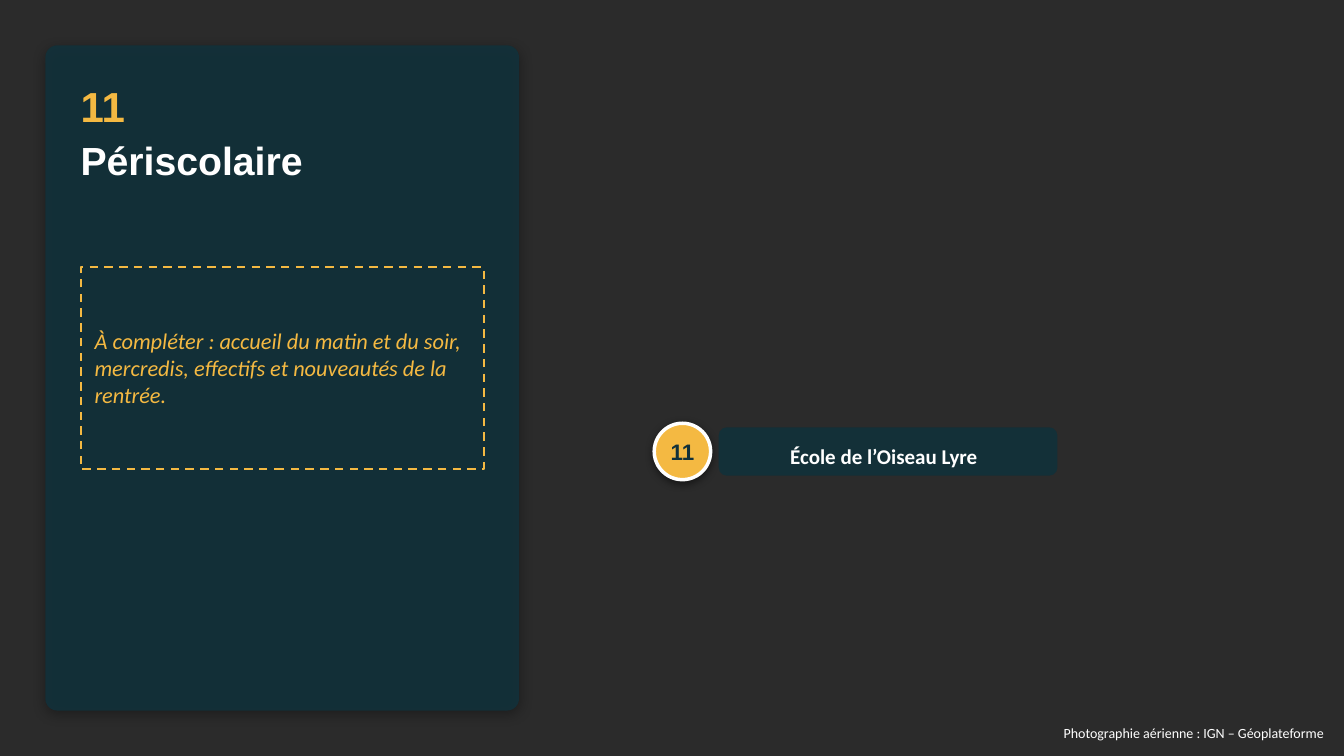
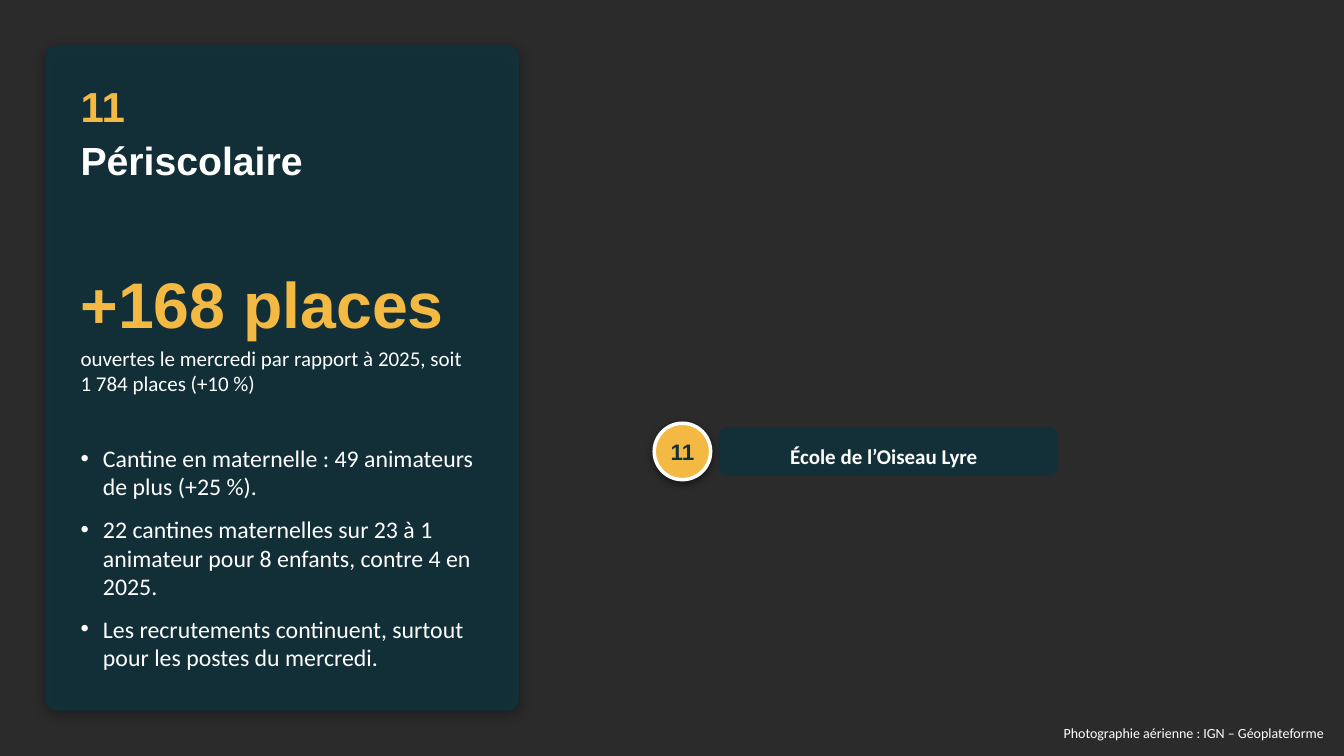
Before and after one commit to benjaminboussemart74-design/Operation_robespierre, a slide deck: slide 16 of reunion_ecoquartier_2026-10-05/Reunion_publique_Ecoquartier_vues_aeriennes.pptx. Drawn at 1344x756 pixels with LibreOffice and Linux fonts; fonts in the diff are those of the drawing; background and template pictures are left out; a plain dark background stands for a picture behind light text. Boxes give left, top, right and bottom in pixels: in the first picture for what was removed or moved away, otherwise in the second. Text is boxed around its words. In the diff, an @@ line names an element or a change of style, - is before the commit and + after.

```diff
--- a/reunion_ecoquartier_2026-10-05/Reunion_publique_Ecoquartier_vues_aeriennes.pptx
+++ b/reunion_ecoquartier_2026-10-05/Reunion_publique_Ecoquartier_vues_aeriennes.pptx
@@ rectangle removed at (x1=81, y1=267, x2=484, y2=469) @@
-À compléter : accueil du matin et du soir, mercredis, effectifs et nouveautés de la rentrée.
@@ text added at (x1=81, y1=281, x2=443, y2=340), 46 pt, text #F4B942, bold @@
++168 places
@@ text added at (x1=81, y1=351, x2=461, y2=395), 15 pt, text #FFFFFF @@
+ouvertes le mercredi par rapport à 2025, soit 1 784 places (+10 %)
@@ text added at (x1=103, y1=450, x2=473, y2=670), 17 pt, text #FFFFFF @@
+• Cantine en maternelle : 49 animateurs de plus (+25 %).
+• 22 cantines maternelles sur 23 à 1 animateur pour 8 enfants, contre 4 en 2025.
+• Les recrutements continuent, surtout pour les postes du mercredi.
```
Also in this commit, not shown: 1 other file.
